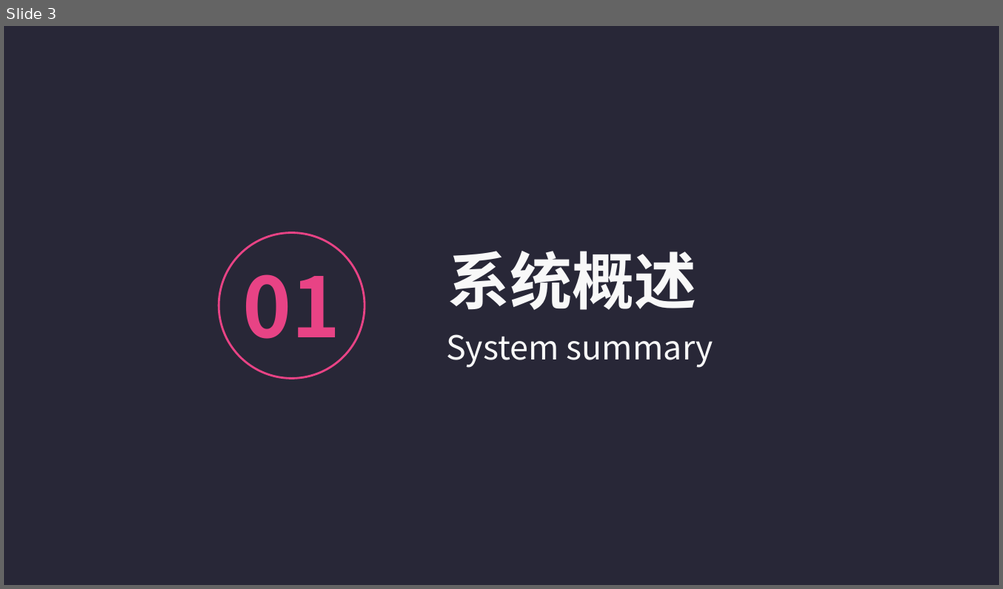
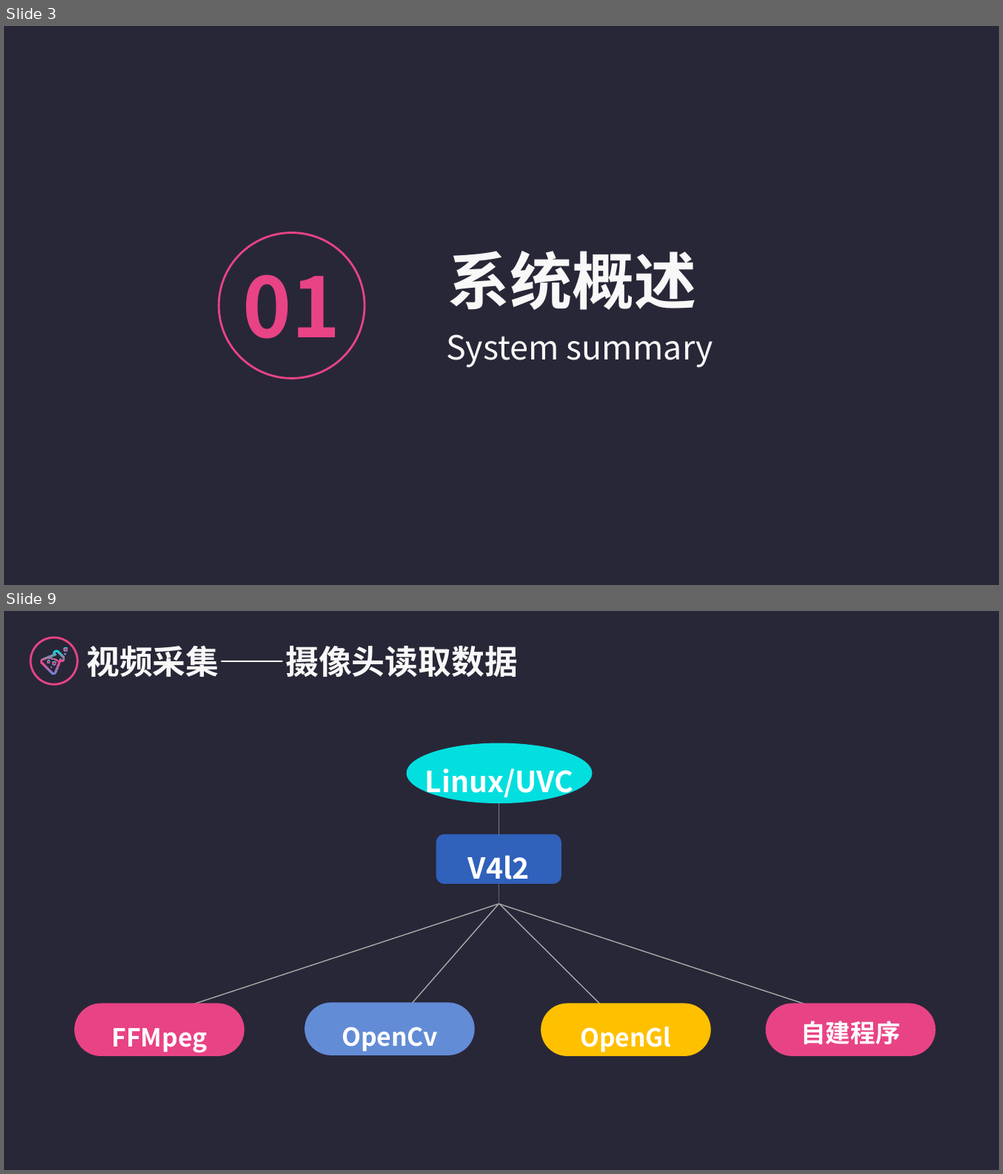
Before and after one commit to logic-basic/Graduation_Project, a slide deck: 答辩演示-党家翮.pptx. Shown one above the other, each under a label of ours: slide 3 before the commit, slides 3 and 9 after it; the slides between them are not shown. The pictures are 1003x589 and 1003x1174 pixels, drawn with LibreOffice and Linux fonts; fonts in the diff are those of the drawing. Boxes give left, top, right and bottom in pixels: in the first picture for what was removed or moved away, otherwise in the second. Text is boxed around its words. In the diff, an @@ line names an element or a change of style, - is before the commit and + after.

```diff
--- a/答辩演示-党家翮.pptx
+++ b/答辩演示-党家翮.pptx
@@ slide 9 added at [4,611,999,1170], background #FFFFFF; not listed: 1 template element that a slide beside it also shows @@
@@ group added at [31,638,78,685]: 6 freeform shapes, 1 ellipse @@
@@ text added at [86,646,518,677], 32 pt, text #F8F8F8, bold @@
+视频采集——摄像头读取数据
@@ freeform shape added at [406,743,592,803], fill #03DFDF @@
@@ text added at [425,769,573,800], 28 pt, text #FFFFFF, bold @@
+Linux/UVC
@@ line added from (498, 774) to (498, 860), #808080 0.5 pt @@
@@ rounded rectangle added at [436,834,561,884], fill #3061BB @@
@@ text added at [468,855,529,887], 28 pt, text #FFFFFF, bold @@
+V4l2
@@ line added from (498, 904) to (498, 860), #808080 0.5 pt @@
@@ line added from (498, 904) to (126, 1027), #A6AAA9 1 pt @@
@@ line added from (498, 904) to (390, 1030), #A6AAA9 1 pt @@
@@ line added from (498, 904) to (871, 1026), #A6AAA9 1 pt @@
@@ line added from (499, 904) to (626, 1031), #A6AAA9 1 pt @@
@@ rounded rectangle added at [74,1003,244,1056], fill #E84385 @@
@@ rounded rectangle added at [304,1002,475,1056], fill #638CD7 @@
@@ rounded rectangle added at [540,1003,711,1056], fill #FFC000 @@
@@ rounded rectangle added at [765,1003,936,1056], fill #E84385 @@
@@ text added at [111,1028,207,1053], 24 pt, text #FFFFFF, bold @@
+FFMpeg
@@ text added at [341,1027,437,1051], 24 pt, text #FFFFFF, bold @@
+OpenCv
@@ text added at [580,1027,671,1053], 24 pt, text #FFFFFF, bold @@
+OpenGl
@@ text added at [800,1021,899,1045], 24 pt, text #FFFFFF, bold @@
+自建程序
```
Also in this commit, not shown: 4 slides changed, 13 other slides added, 11 slides removed.
